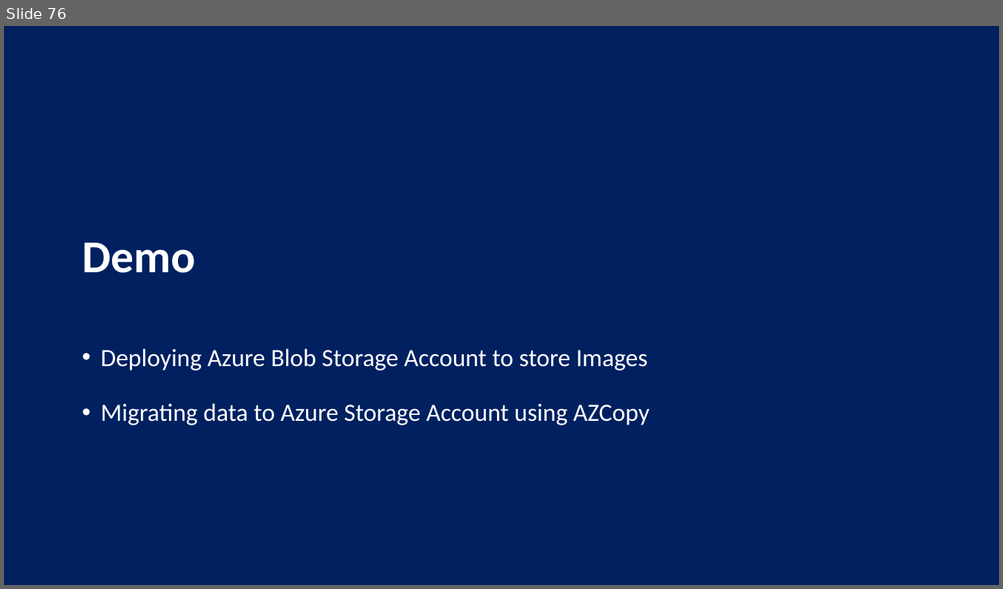
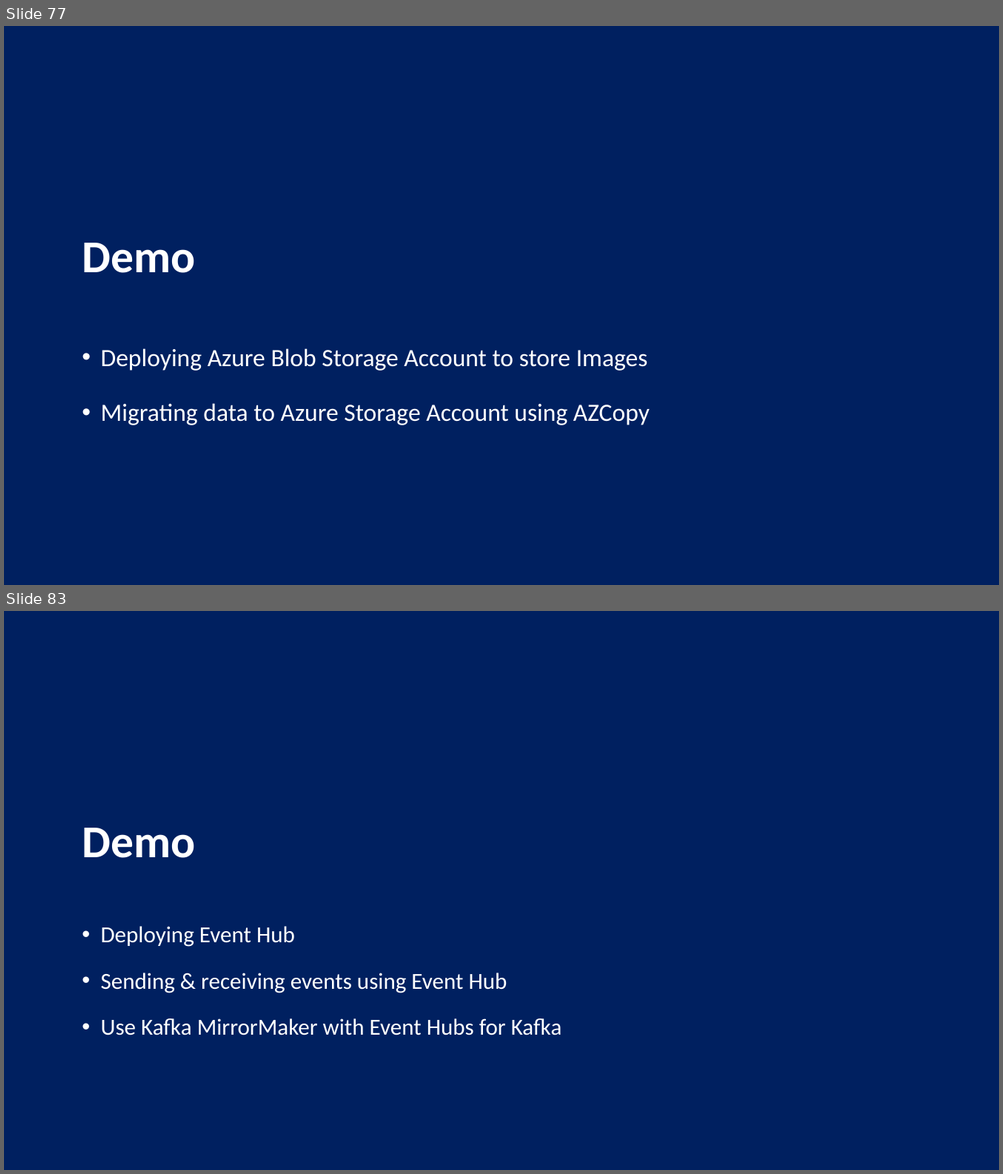
Before and after one commit to nigamsakshi2502/HeroSolutions-Data, a slide deck: Data Series/Day 2/Database Migration using Data Factory - Abdul Rasheed Feroz Khan.pptx. Shown one above the other, each under a label of ours: slide 76 before the commit, slides 77 and 83 after it; the slides between them are not shown. The pictures are 1003x589 and 1003x1174 pixels, drawn with LibreOffice and Linux fonts; fonts in the diff are those of the drawing. Boxes give left, top, right and bottom in pixels: in the first picture for what was removed or moved away, otherwise in the second. Text is boxed around its words. In the diff, an @@ line names an element or a change of style, - is before the commit and + after.

```diff
--- a/Data Series/Day 2/Database Migration using Data Factory - Abdul Rasheed Feroz Khan.pptx
+++ b/Data Series/Day 2/Database Migration using Data Factory - Abdul Rasheed Feroz Khan.pptx
@@ slide 83 added at bbox=[4, 611, 999, 1170], background #002060 @@
@@ title added at bbox=[82, 828, 195, 858], 44 pt, text #FFFFFF, bold @@
+Demo
@@ text added at bbox=[101, 926, 562, 1036], 22.2 pt, text #FFFFFF @@
+• Deploying Event Hub
+• Sending & receiving events using Event Hub
+• Use Kafka MirrorMaker with Event Hubs for Kafka
@@ what was slide 76 is now slide 77 @@
```
Also in this commit, not shown: 6 other slides added, 8 other files.
